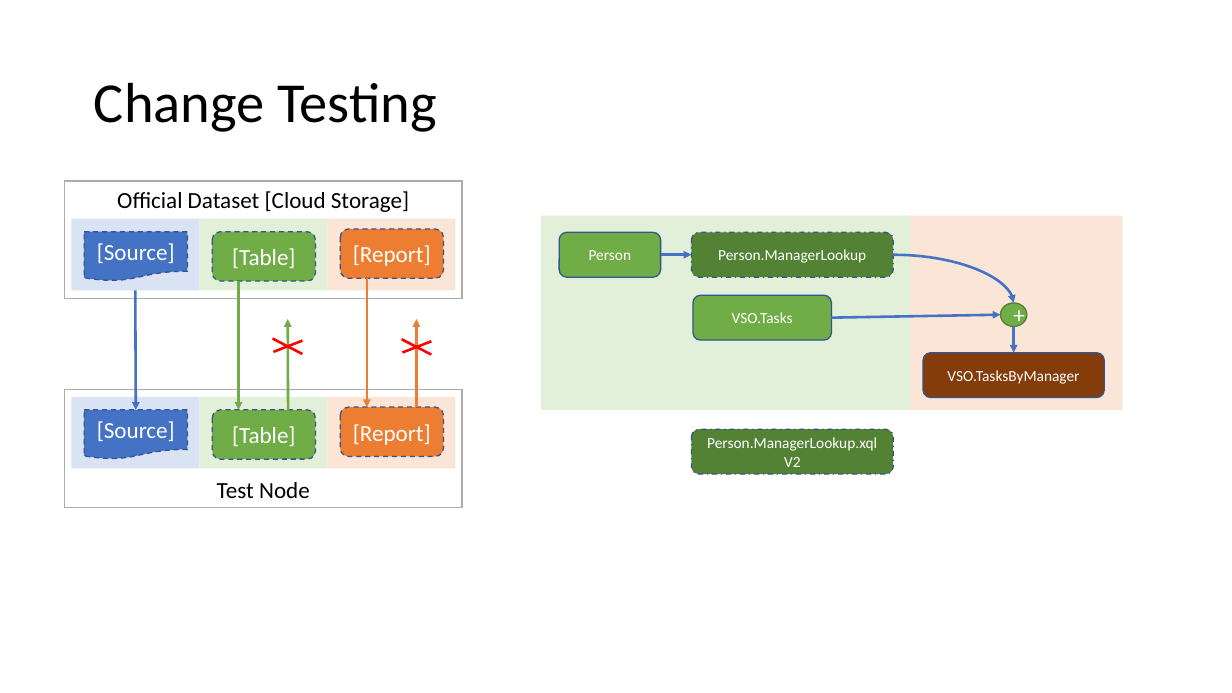
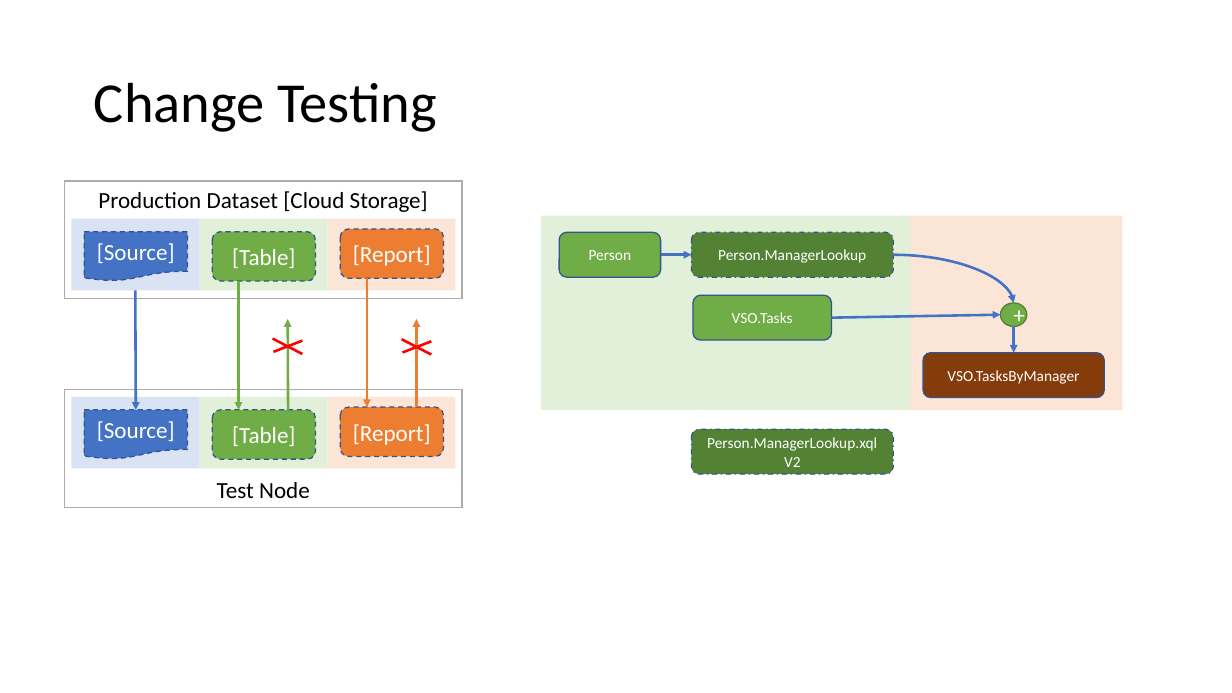
Before and after one commit to microsoft/elfie-arriba, a slide deck: slide 7 of XForm/XForm Demo.pptx. Drawn at 1232x693 pixels with LibreOffice and Linux fonts; fonts in the diff are those of the drawing. Boxes give left, top, right and bottom in pixels: in the first picture for what was removed or moved away, otherwise in the second. Text is boxed around its words. In the diff, an @@ line names an element or a change of style, - is before the commit and + after.

```diff
--- a/XForm/XForm Demo.pptx
+++ b/XForm/XForm Demo.pptx
@@ text in rectangle at box(98, 191, 428, 212): text changed @@
-Official Dataset [Cloud Storage]
+Production Dataset [Cloud Storage]
```
Also in this commit, not shown: 1 other slide changed, 11 other files.
